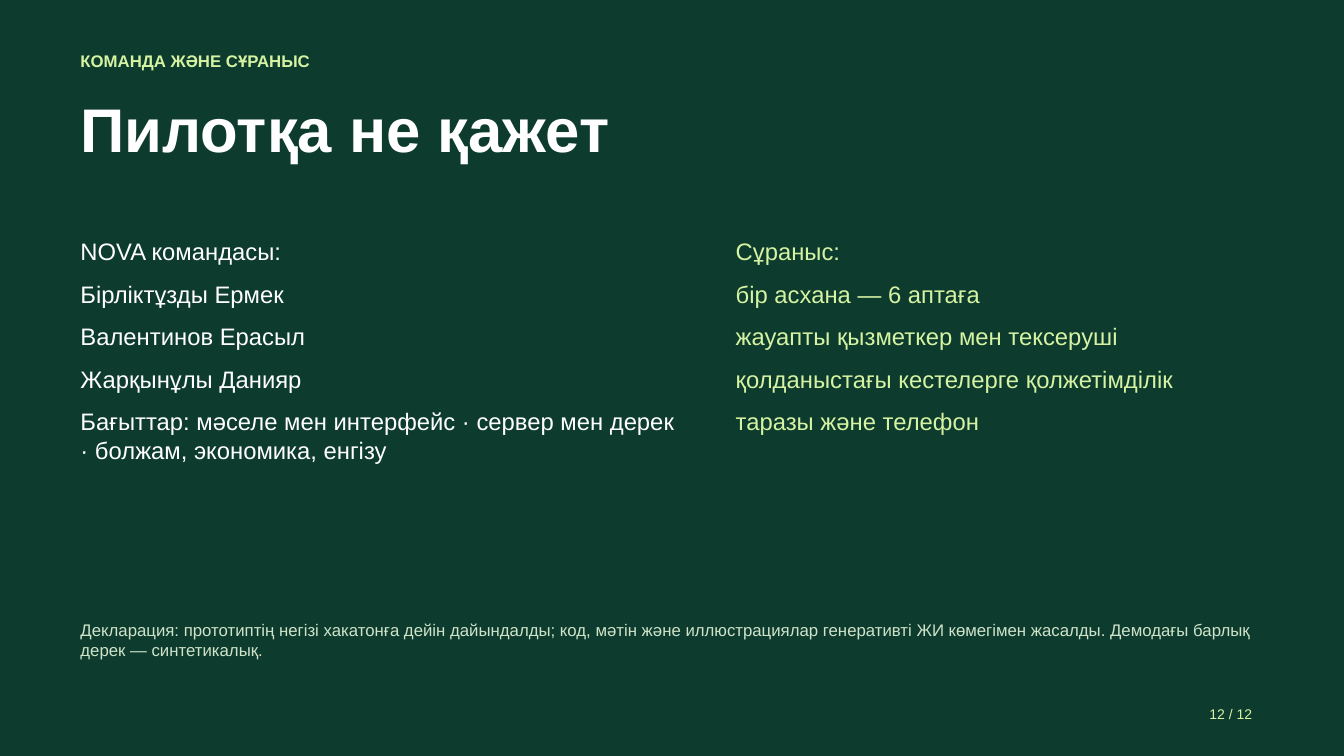
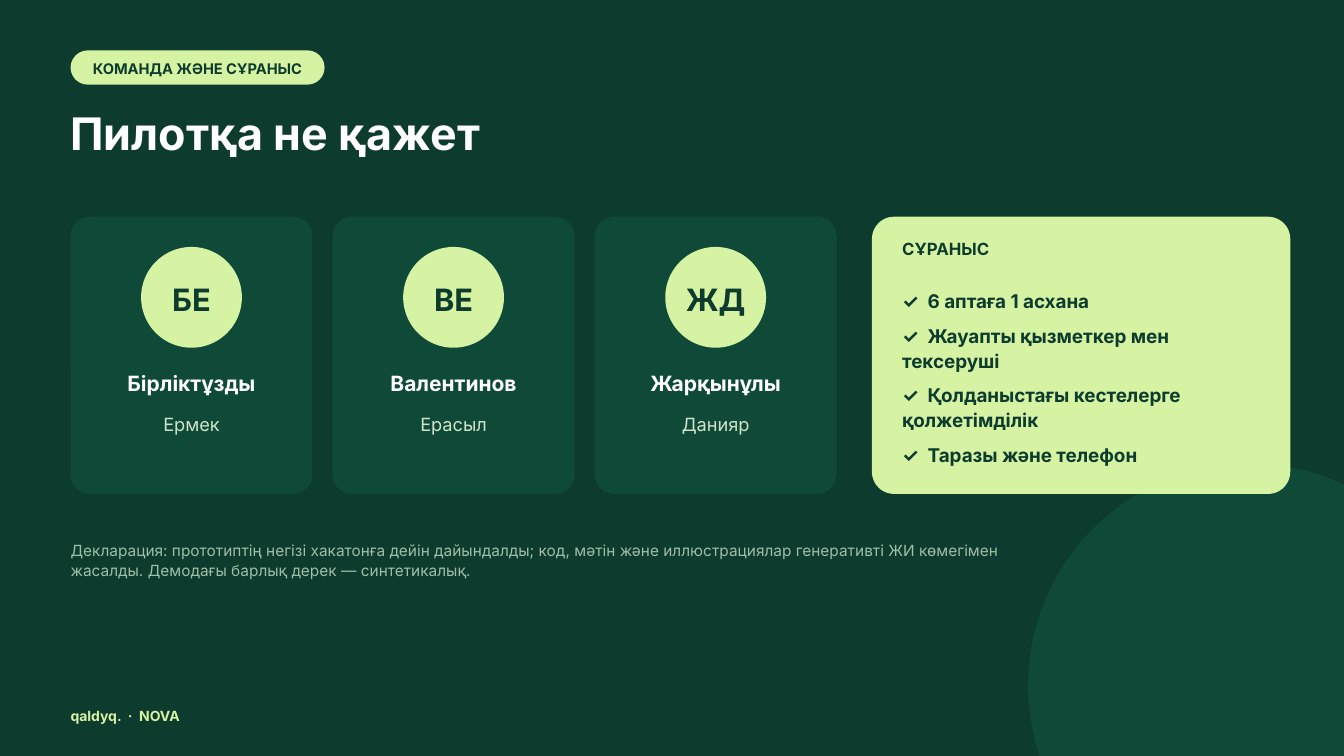
Before and after one commit to zharkynulydaniyar-lab/NOVA_QALDYQ, a slide deck: slide 12 of docs/presentation/Qaldyq-NOVA-kk.pptx. Drawn at 1344x756 pixels with LibreOffice and Linux fonts; fonts in the diff are those of the drawing. Boxes give left, top, right and bottom in pixels: in the first picture for what was removed or moved away, otherwise in the second. Text is boxed around its words. In the diff, an @@ line names an element or a change of style, - is before the commit and + after.

```diff
--- a/docs/presentation/Qaldyq-NOVA-kk.pptx
+++ b/docs/presentation/Qaldyq-NOVA-kk.pptx
@@ text "КОМАНДА ЖӘНЕ СҰРАНЫС" at bbox=[93, 63, 302, 77]: size 12 to 10.5 pt, font Arial to Inter, text colour #D5F3A2 to #0D3B2E; alignment left to centre; line spacing 1 to 1.1; less space between paragraphs; vertical alignment top to middle @@
@@ rounded rectangle added at bbox=[71, 50, 325, 85], fill #D5F3A2 @@
@@ text "Пилотқа не қажет": place and size @@
-text "Пилотқа не қажет" at bbox=[80, 109, 610, 163]
+text "Пилотқа не қажет" at bbox=[71, 117, 480, 157]
@@ text "Пилотқа не қажет" at bbox=[71, 117, 480, 157]: size 44 to 32 pt, font Arial to Inter; line spacing 1 to 1.1; less space between paragraphs @@
@@ rounded rectangle added at bbox=[71, 217, 313, 494], fill #0F4A39 @@
@@ rounded rectangle added at bbox=[333, 217, 575, 494], fill #0F4A39 @@
@@ rounded rectangle added at bbox=[595, 217, 837, 494], fill #0F4A39 @@
@@ rounded rectangle added at bbox=[872, 217, 1291, 494], fill #D5F3A2 @@
@@ text removed at bbox=[80, 243, 674, 464] @@
-NOVA командасы:
-Бірліктұзды Ермек
-Валентинов Ерасыл
-Жарқынұлы Данияр
-Бағыттар: мәселе мен интерфейс · сервер мен дерек · болжам, экономика, енгізу
@@ ellipse added at bbox=[141, 247, 242, 348], fill #D5F3A2 @@
@@ ellipse added at bbox=[403, 247, 504, 348], fill #D5F3A2 @@
@@ ellipse added at bbox=[665, 247, 766, 348], fill #D5F3A2 @@
@@ text added at bbox=[902, 242, 989, 255], 12 pt, text #0D3B2E, bold @@
+СҰРАНЫС
@@ text added at bbox=[172, 288, 211, 311], 22 pt, text #0D3B2E, bold @@
+БЕ
@@ text added at bbox=[434, 288, 473, 311], 22 pt, text #0D3B2E, bold @@
+ВЕ
@@ text added at bbox=[686, 288, 746, 316], 22 pt, text #0D3B2E, bold @@
+ЖД
@@ text at bbox=[902, 294, 1181, 466]: text changed; size 17 to 13.5 pt; font Arial to Inter; text colour #D5F3A2 to #0D3B2E; bold on @@
-Сұраныс:
-бір асхана — 6 аптаға
-жауапты қызметкер мен тексеруші
-қолданыстағы кестелерге қолжетімділік
-таразы және телефон
+✓ 6 аптаға 1 асхана
+✓ Жауапты қызметкер мен тексеруші
+✓ Қолданыстағы кестелерге қолжетімділік
+✓ Таразы және телефон
@@ text added at bbox=[127, 375, 255, 396], 15 pt, text #FFFFFF, bold @@
+Бірліктұзды
@@ text added at bbox=[390, 375, 516, 392], 15 pt, text #FFFFFF, bold @@
+Валентинов
@@ text added at bbox=[650, 375, 780, 396], 15 pt, text #FFFFFF, bold @@
+Жарқынұлы
@@ text added at bbox=[163, 417, 219, 435], 13 pt, text #CFE3C9 @@
+Ермек
@@ text added at bbox=[420, 417, 487, 435], 13 pt, text #CFE3C9 @@
+Ерасыл
@@ text added at bbox=[682, 417, 750, 435], 13 pt, text #CFE3C9 @@
+Данияр
@@ ellipse added at bbox=[1028, 464, 1344, 756], fill #0F4A39 @@
@@ text "Декларация: прототиптің негізі хакатонға дейін ...": place and size @@
-text "Декларация: прототиптің негізі хакатонға дейін ..." at bbox=[80, 623, 1250, 660]
+text "Декларация: прототиптің негізі хакатонға дейін ..." at bbox=[71, 544, 998, 579]
@@ text "Декларация: прототиптің негізі хакатонға дейін ..." at bbox=[71, 544, 998, 579]: size 12 to 11 pt, font Arial to Inter, text colour #CFE3C9 to #9FBFA6; line spacing 1 to 1.1; less space between paragraphs @@
@@ text added at bbox=[71, 710, 180, 724], 10 pt, text #D5F3A2, bold @@
+qaldyq. · NOVA
@@ text removed at bbox=[1209, 709, 1253, 719] @@
-12 / 12
```
Also in this commit, not shown: 7 other slides changed, 4 slides added, 4 slides removed, 8 other files.
